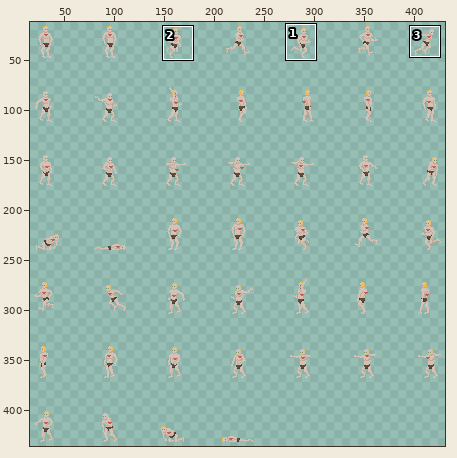
File history of a pixel-art file, Sprites/Player/Equipment/cape_front.aseprite. Above, an overview of the earlier version with the close-up marked.
Close-up. As it was:
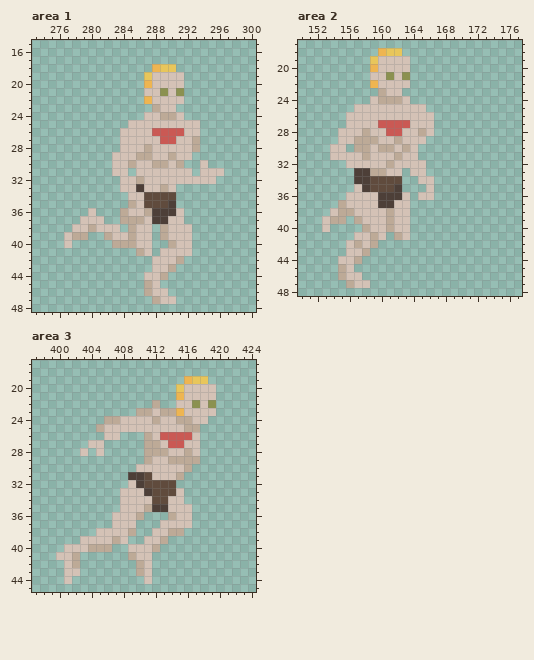
448x448 pixels, 1 frame. Shown: area 1: x 273..300, y 15..48; area 2: x 150..177, y 17..48; area 3: x 397..424, y 17..45. The wide view leaves out empty margins. The commit also changed other parts of the picture, which this record leaves out.
Now the later version:
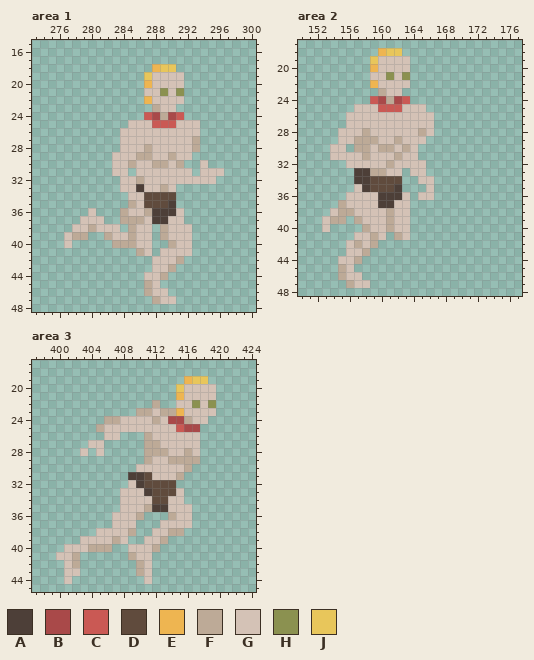
Palette (. is transparent): A #4d3f38  B #a94949  C #ca5954  D #604b3d  E #eeb551  F #bdaa97  G #d4c2b6  H #8b9150  J #e8c65b
Edits made:
Area 1, layer "Layer 2":
Colour F gives way to colour B in row 24 at x 290.
Colour G gives way to colour B in row 24 at x 288.
Colour G gives way to colour C in row 24 at x 287 and 291; in row 25 at x 288 to 290.
Colour C gives way to colour G in row 26 at x 288 to 291; in row 27 at x 289 to 290.
Area 2, layer "Layer 2":
Colour F gives way to colour B in row 24 at x 160 and 162.
Colour G gives way to colour C in row 24 at x 159 and 163; in row 25 at x 160 to 162.
Colour C gives way to colour G in row 27 at x 160 to 163; in row 28 at x 161 to 162.
Area 3, layer "Layer 2":
Colour F gives way to colour B in row 24 at x 415; in row 25 at x 416 to 417.
Colour G gives way to colour B in row 24 at x 414.
Colour G gives way to colour C in row 25 at x 415.
Colour C gives way to colour G in row 26 at x 413 to 416; in row 27 at x 414 to 415.
Changed places in both close-ups, as pixel boxes (x1, y1, x2, y2):
changed: (144, 112, 184, 144)
changed: (370, 96, 410, 136)
changed: (160, 416, 200, 448)
